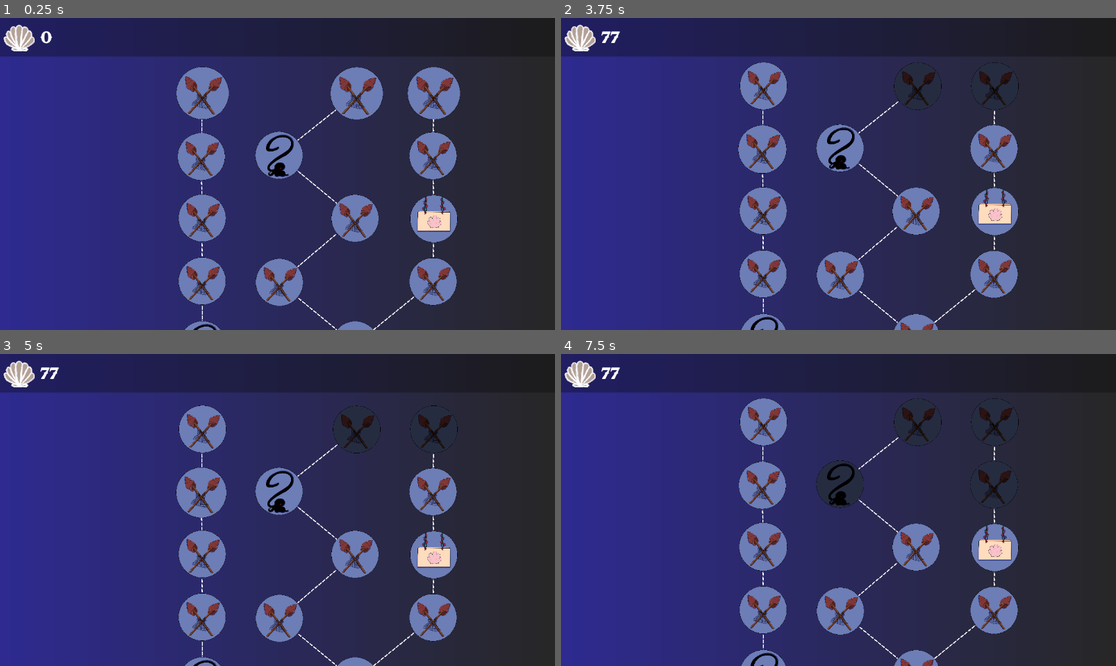
Above: before the commit, frames 1-4 (two rows, left to right).
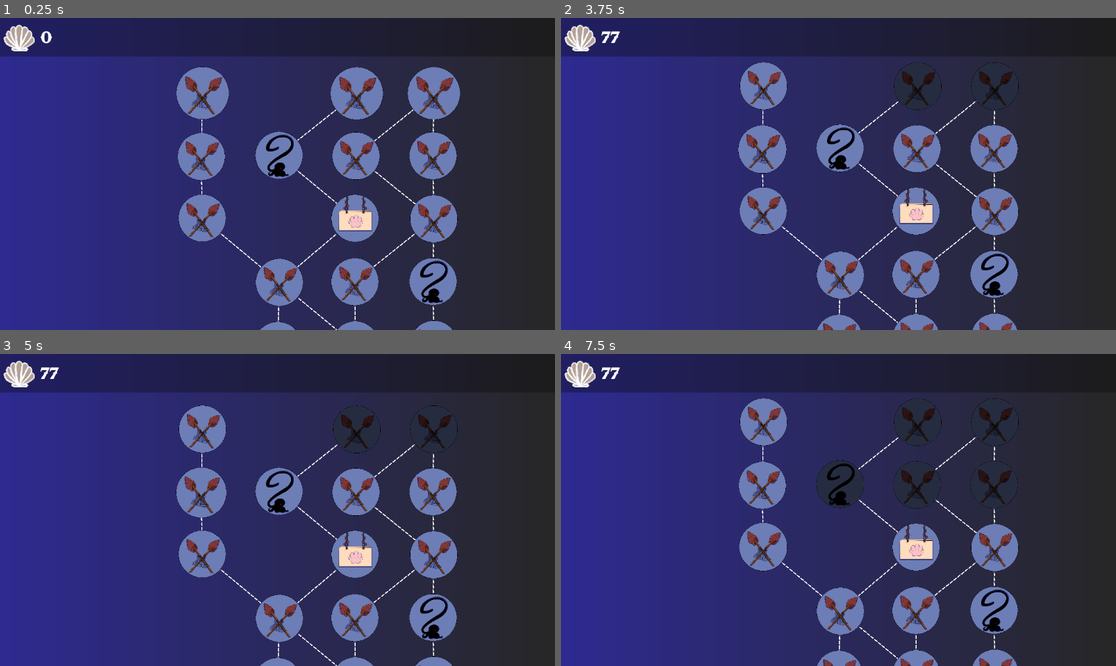
Above: after the commit, the same moments.

Repository: Yessix3/TalesFromDeep
Game: Godot game, scene res://maptree/GameManager/game_manager.tscn
Two runs of this game, one before a commit and one after it. Both use one fixed random seed, a clock stepped at 60 frames per second and the inputs below. This scene is started directly instead of the project's main scene. The engine's default icon, where the game draws it, is replaced by a stand-in: a white triangle on a blue panel in a dark square.
Inputs (mouse positions are in pixels of both pictures, inside the frame that each line leads up to):
- Up to frame 1 (0.25 s): no input
- Up to frame 2 (3.75 s): move the mouse to (766, 92) at 0.52 s; press the mouse at (766, 92) at 0.53 s; hold Right (Right) 0.53-1.25 s; tap Space (jump) at 0.77 s; release the mouse at (766, 92) at 1.25 s; click "Continue" at 1.25 s; click (838, 145) at 2 s; click "Continue" at 2.75 s; move the mouse to (916, 92) at 3.52 s; hold Right (Right) from 3.53 s (still down); tap Mouse wheel down (scroll_down) at 3.6 s; click (916, 92) at 3.67 s
- Up to frame 3 (5 s): tap Space (jump) at 3.77 s; move the mouse to (432, 422) at 4.27 s; release Right (Right) at 4.28 s; hold Left (Left) from 4.28 s (still down); hold Mouse wheel up (scroll_up) from 4.28 s (still down); click (432, 422) at 4.42 s
- Up to frame 4 (7.5 s): move the mouse to (760, 491) at 5.02 s; release Left (Left) at 5.03 s; release Mouse wheel up (scroll_up) at 5.03 s; hold Right (Right) 5.03-5.75 s; click (760, 491) at 5.1 s; tap Space (jump) at 5.27 s; click "Continue" at 5.75 s; click "Continue" at 6.5 s; move the mouse to (838, 491) at 7.27 s; hold Right (Right) from 7.28 s (still down); hold Mouse wheel down (scroll_down) from 7.28 s (still down); click (838, 491) at 7.42 s

The runs differ from the first frame. In frame 1, 5.1% of the frame differs, in the area x 32-82%, y 29-100%; in frame 2, 5.6%, in the area x 32-83%, y 26-100%; in frame 3, 5.1%; in frame 4, 4.8%.

Commit message:
Angefangen mit Event Szene

Diff:
--- /dev/null
+++ b/maptree/Events/event_muster.tscn
@@ -0,0 +1,99 @@
+[gd_scene load_steps=5 format=3 uid="uid://67lmi3g1dnr3"]
+
+[ext_resource type="FontFile" uid="uid://bkwyiy5jwrbfr" path="res://maptree/ui/font/Skynight.otf" id="1_5ube4"]
+[ext_resource type="PackedScene" uid="uid://0xlyb4l263wf" path="res://maptree/Events/event_option_button.tscn" id="2_xbnql"]
+
+[sub_resource type="Gradient" id="Gradient_sx0wx"]
+colors = PackedColorArray(0.18039216, 0.16470589, 0.5686275, 1, 0.15294118, 0.15294118, 0.15294118, 1)
+
+[sub_resource type="GradientTexture1D" id="GradientTexture1D_5ube4"]
+gradient = SubResource("Gradient_sx0wx")
+
+[node name="EventMuster" type="Control"]
+layout_mode = 3
+anchors_preset = 15
+anchor_right = 1.0
+anchor_bottom = 1.0
+grow_horizontal = 2
+grow_vertical = 2
+
+[node name="Background" type="TextureRect" parent="."]
+layout_mode = 1
+anchors_preset = 15
+anchor_right = 1.0
+anchor_bottom = 1.0
+grow_horizontal = 2
+grow_vertical = 2
+texture = SubResource("GradientTexture1D_5ube4")
+
+[node name="EventTitle" type="Label" parent="."]
+custom_minimum_size = Vector2(0, 80)
+layout_mode = 1
+anchors_preset = 10
+anchor_right = 1.0
+offset_top = 25.0
+offset_bottom = 125.0
+grow_horizontal = 2
+theme_override_font_sizes/font_size = 75
+text = "Seeteufel"
+horizontal_alignment = 1
+vertical_alignment = 2
+
+[node name="StoryContainer" type="PanelContainer" parent="."]
+layout_mode = 0
+offset_left = 50.0
+offset_top = 150.0
+offset_right = 551.0
+offset_bottom = 573.0
+
+[node name="MarginContainer" type="MarginContainer" parent="StoryContainer"]
+layout_mode = 2
+theme_override_constants/margin_left = 25
+theme_override_constants/margin_top = 25
+theme_override_constants/margin_right = 25
+theme_override_constants/margin_bottom = 25
+
+[node name="VBoxContainer" type="VBoxContainer" parent="StoryContainer/MarginContainer"]
+layout_mode = 2
+
+[node name="TextureRect" type="TextureRect" parent="StoryContainer/MarginContainer/VBoxContainer"]
+custom_minimum_size = Vector2(0, 253)
+layout_mode = 2
+
+[node name="Situation" type="Label" parent="StoryContainer/MarginContainer/VBoxContainer"]
+layout_mode = 2
+size_flags_vertical = 1
+theme_override_fonts/font = ExtResource("1_5ube4")
+theme_override_font_sizes/font_size = 30
+text = "Du findest diese Nachricht und
+fragst dich jetzt was du tun sollst?"
+
+[node name="OptionsContainer" type="PanelContainer" parent="."]
+layout_mode = 0
+offset_left = 601.0
+offset_top = 150.0
+offset_right = 1102.0
+offset_bottom = 573.0
+
+[node name="MarginContainer" type="MarginContainer" parent="OptionsContainer"]
+layout_mode = 2
+theme_override_constants/margin_left = 25
+theme_override_constants/margin_top = 25
+theme_override_constants/margin_right = 25
+theme_override_constants/margin_bottom = 25
+
+[node name="Options" type="VBoxContainer" parent="OptionsContainer/MarginContainer"]
+layout_mode = 2
+theme_override_constants/separation = 25
+
+[node name="Option A" parent="OptionsContainer/MarginContainer/Options" instance=ExtResource("2_xbnql")]
+layout_mode = 2
+button_text = "Option A"
+
+[node name="Option B" parent="OptionsContainer/MarginContainer/Options" instance=ExtResource("2_xbnql")]
+layout_mode = 2
+button_text = "Option B"
+
+[node name="Option C" parent="OptionsContainer/MarginContainer/Options" instance=ExtResource("2_xbnql")]
+layout_mode = 2
+button_text = "Option C"
--- /dev/null
+++ b/maptree/Events/event_option_button.gd
@@ -0,0 +1,20 @@
+class_name EventOptionButton
+extends Button
+
+@export var button_text: String: set = set_button_text
+
+@onready var custom_text: Label = %OptionText
+
+func set_button_text(new_text: String) -> void:
+    button_text = new_text
+
+    if not is_node_ready():
+        await ready
+
+    custom_text.text = button_text
+
+
+
+
+func _on_pressed() -> void:
+    print("Option" + button_text)
--- /dev/null
+++ b/maptree/Events/event_option_button.tscn
@@ -0,0 +1,31 @@
+[gd_scene load_steps=2 format=3 uid="uid://0xlyb4l263wf"]
+
+[ext_resource type="Script" uid="uid://cn2gjkl84oct8" path="res://maptree/Events/event_option_button.gd" id="1_w0x6u"]
+
+[node name="EventOptionButton" type="Button"]
+custom_minimum_size = Vector2(451, 107)
+offset_right = 8.0
+offset_bottom = 8.0
+script = ExtResource("1_w0x6u")
+
+[node name="MarginContainer" type="MarginContainer" parent="."]
+layout_mode = 1
+anchors_preset = 15
+anchor_right = 1.0
+anchor_bottom = 1.0
+grow_horizontal = 2
+grow_vertical = 2
+theme_override_constants/margin_left = 20
+theme_override_constants/margin_top = 20
+theme_override_constants/margin_right = 20
+theme_override_constants/margin_bottom = 20
+
+[node name="OptionText" type="Label" parent="MarginContainer"]
+unique_name_in_owner = true
+layout_mode = 2
+theme_override_font_sizes/font_size = 40
+text = "Text"
+horizontal_alignment = 1
+vertical_alignment = 3
+
+[connection signal="pressed" from="." to="." method="_on_pressed"]
--- a/maptree/mapTree/map_generator.gd
+++ b/maptree/mapTree/map_generator.gd
@@ -4,7 +4,7 @@
 const X_DIST := 160              # amount of pixels between the nodes
 const Y_DIST := 130              # amount of pixels between floors
 const PLACEMENT_RANDOMNESS := 5 # amount of pixels that nodes are allowed to move at their place
-const FLOORS := 10              # number of rows
+const FLOORS := 11              # number of rows
 const MAP_WIDTH := 5            # number of columns
 const PATHS := 4                # maximum number of paths
 const FIGHT_ROOM_WEIGHT := 10.0
Not shown, added: maptree/Events/event_option_button.gd.uid
